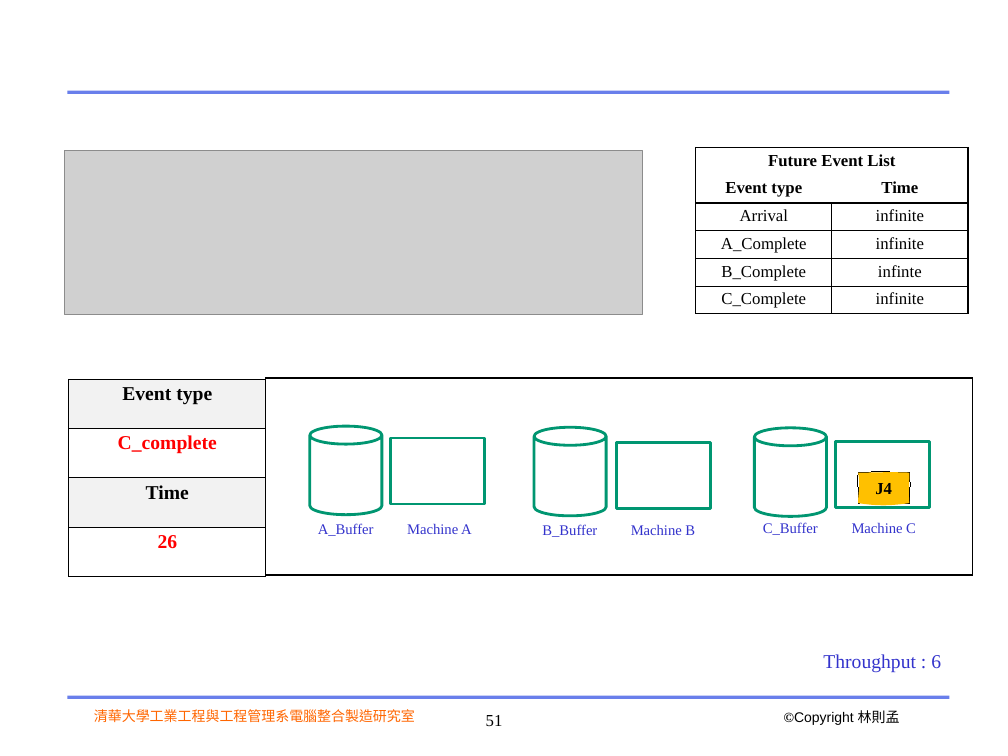
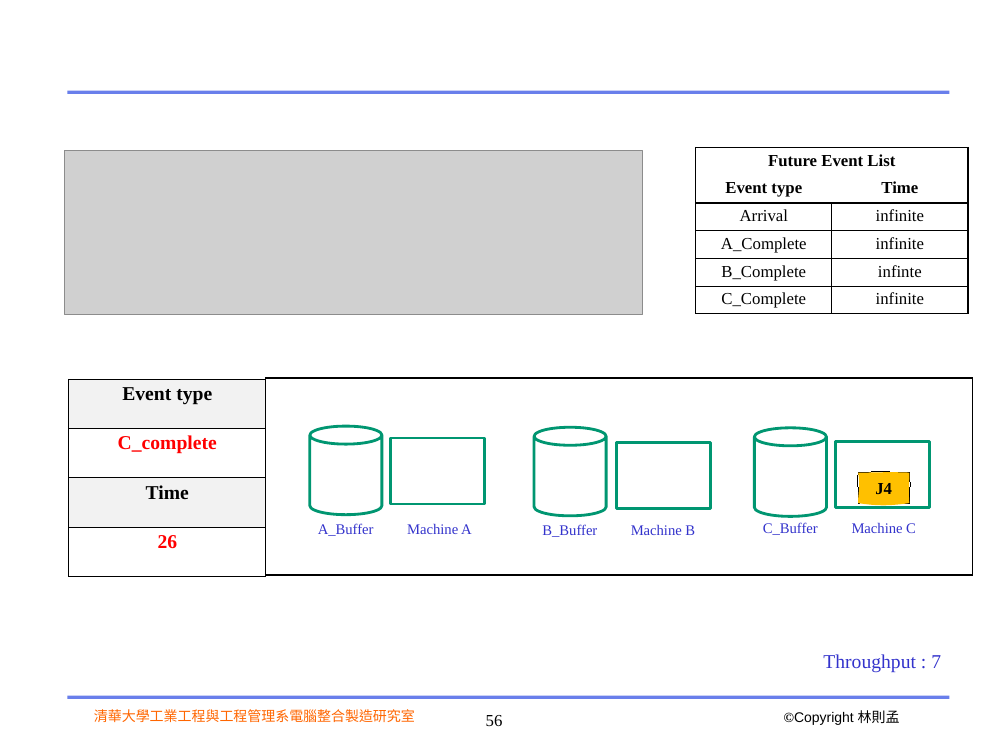
Before and after one commit to colinlee0924/ppc_ws, a slide deck: slide 56 of ppt/2020_DES_with_python.pptx (slide 51 before the commit). Drawn at 1008x756 pixels with LibreOffice and Linux fonts; fonts in the diff are those of the drawing; grey boxes stand for pictures; background and template pictures are left out. Boxes give left, top, right and bottom in pixels: in the first picture for what was removed or moved away, otherwise in the second. Text is boxed around its words. In the diff, an @@ line names an element or a change of style, - is before the commit and + after.

```diff
--- a/ppt/2020_DES_with_python.pptx
+++ b/ppt/2020_DES_with_python.pptx
@@ text at (x1=823, y1=654, x2=941, y2=673): text changed @@
-Throughput : 6
+Throughput : 7
@@ page number at (x1=486, y1=715, x2=503, y2=726): text changed @@
-51
+56
```
Also in this commit, not shown: 3 other slides changed, 9 slides added, 6 slides removed, 4 other files.
